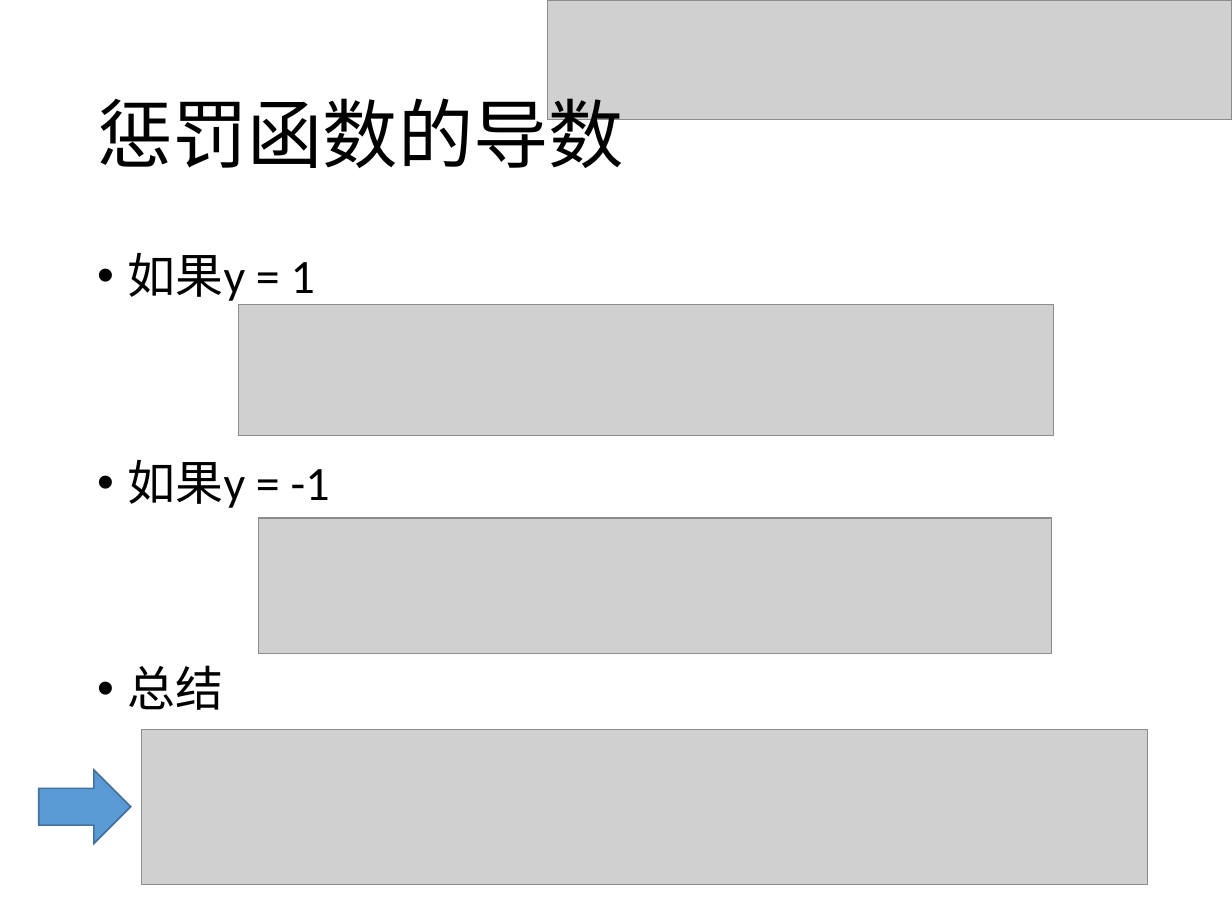
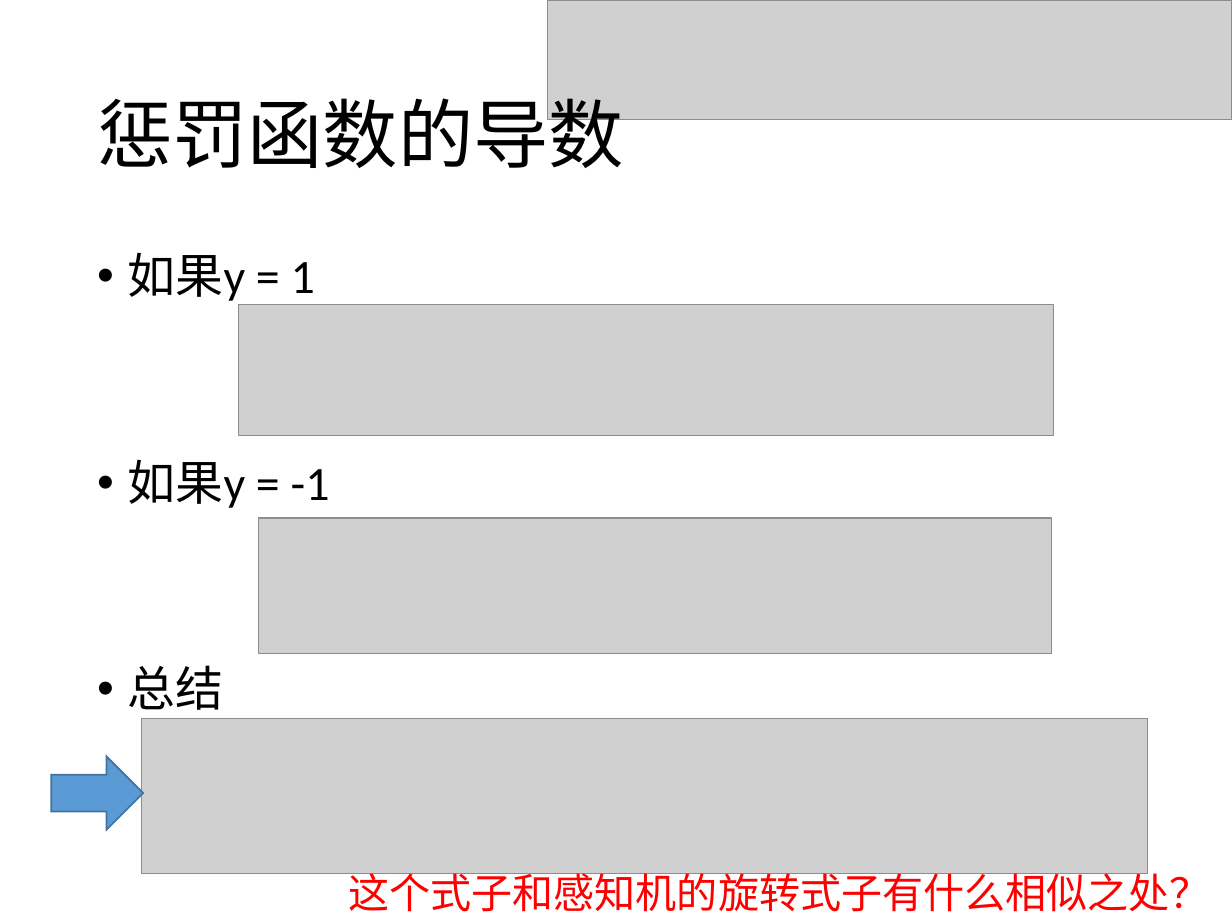
Before and after one commit to yishuai/bigalgo, a slide deck: slide 6 of ppt/11-svm-sgd.pptx. Drawn at 1232x924 pixels with LibreOffice and Linux fonts; fonts in the diff are those of the drawing; grey boxes stand for pictures. Boxes give left, top, right and bottom in pixels: in the first picture for what was removed or moved away, otherwise in the second. Text is boxed around its words. In the diff, an @@ line names an element or a change of style, - is before the commit and + after.

```diff
--- a/ppt/11-svm-sgd.pptx
+++ b/ppt/11-svm-sgd.pptx
@@ picture: place and size @@
-picture at bbox=[142, 729, 1148, 885]
+picture at bbox=[142, 718, 1148, 873]
@@ right arrow: place and size @@
-right arrow at bbox=[38, 770, 131, 844]
+right arrow at bbox=[52, 756, 144, 830]
@@ text added at bbox=[348, 866, 1210, 912], 24 pt, text #FF0000 @@
+这个式子和感知机的旋转式子有什么相似之处？
```
Also in this commit, not shown: 5 other slides changed, 1 slide added, 8 other files.
